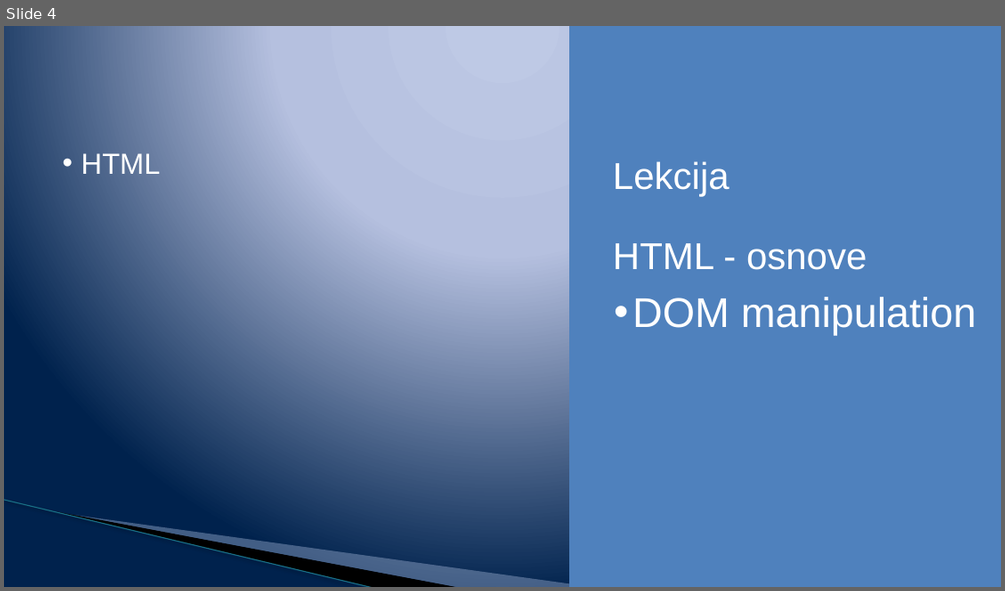
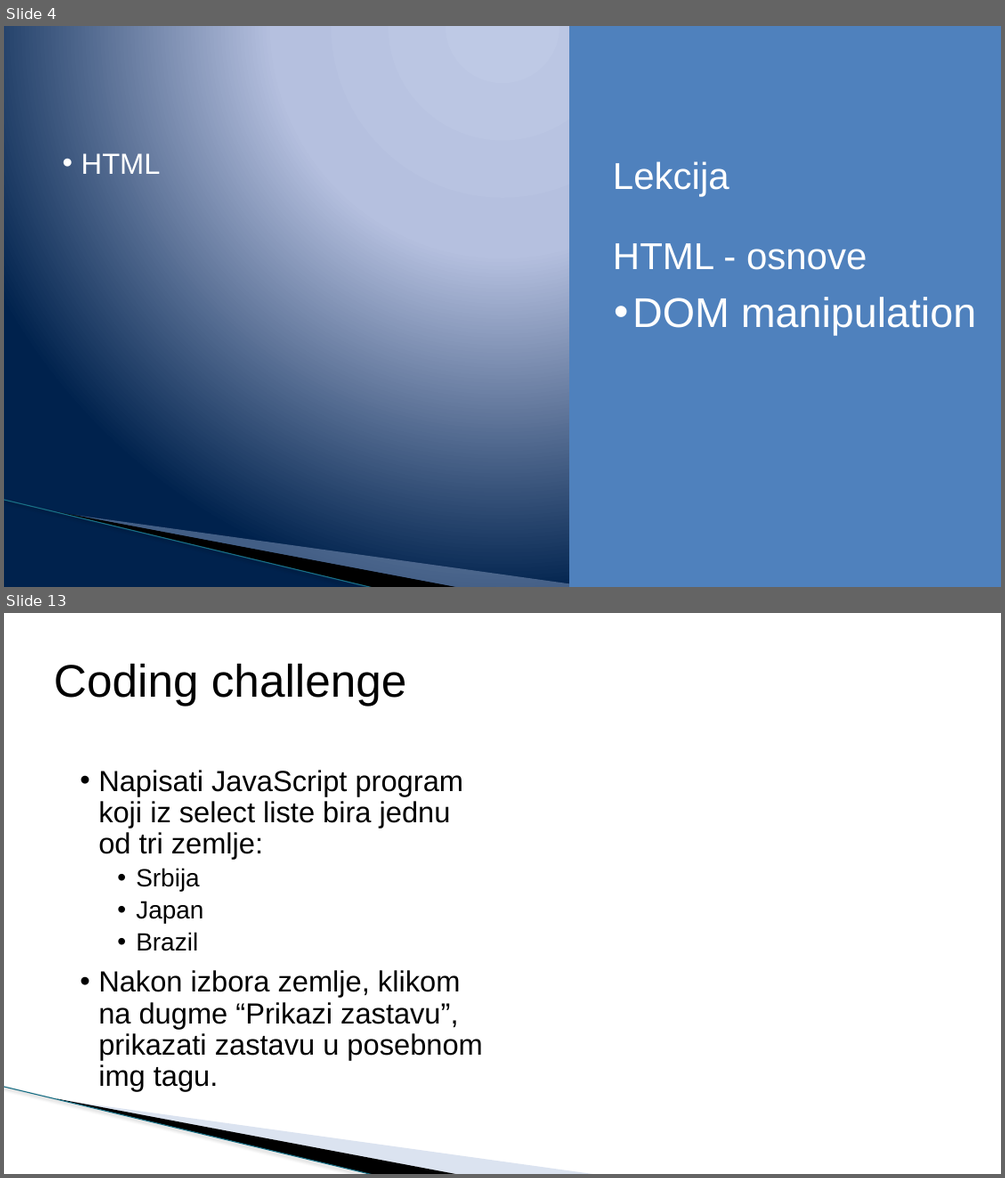
Before and after one commit to todalexcode/kurs-front-end, a slide deck: sesija-18/PPT/Front-End Developer-18.pptx. Shown one above the other, each under a label of ours: slide 4 before the commit, slides 4 and 13 after it; the slides between them are not shown. The pictures are 1005x591 and 1005x1178 pixels, drawn with LibreOffice and Linux fonts; fonts in the diff are those of the drawing; background and template pictures are left out. Boxes give left, top, right and bottom in pixels: in the first picture for what was removed or moved away, otherwise in the second. Text is boxed around its words. In the diff, an @@ line names an element or a change of style, - is before the commit and + after.

```diff
--- a/sesija-18/PPT/Front-End Developer-18.pptx
+++ b/sesija-18/PPT/Front-End Developer-18.pptx
@@ slide 13 added at box(4, 613, 1001, 1174), background #FFFFFF; not listed: 3 template elements that a slide beside it also shows @@
@@ title added at box(54, 663, 407, 706), 44 pt, text #000000 @@
+Coding challenge
@@ text added at box(98, 770, 482, 1091), 28 pt, text #000000 @@
+• Napisati JavaScript program koji iz select liste bira jednu od tri zemlje:
+  • Srbija
+  • Japan
+  • Brazil
+• Nakon izbora zemlje, klikom na dugme “Prikazi zastavu”, prikazati zastavu u posebnom img tagu.
```
Also in this commit, not shown: 1 slide changed, 8 other slides added, 1 slide removed, 15 other files.
